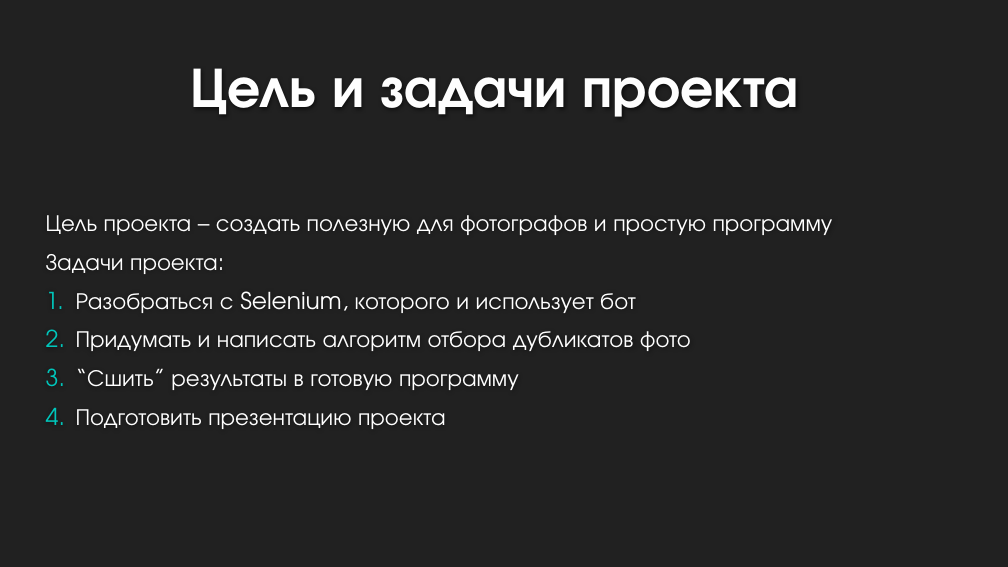
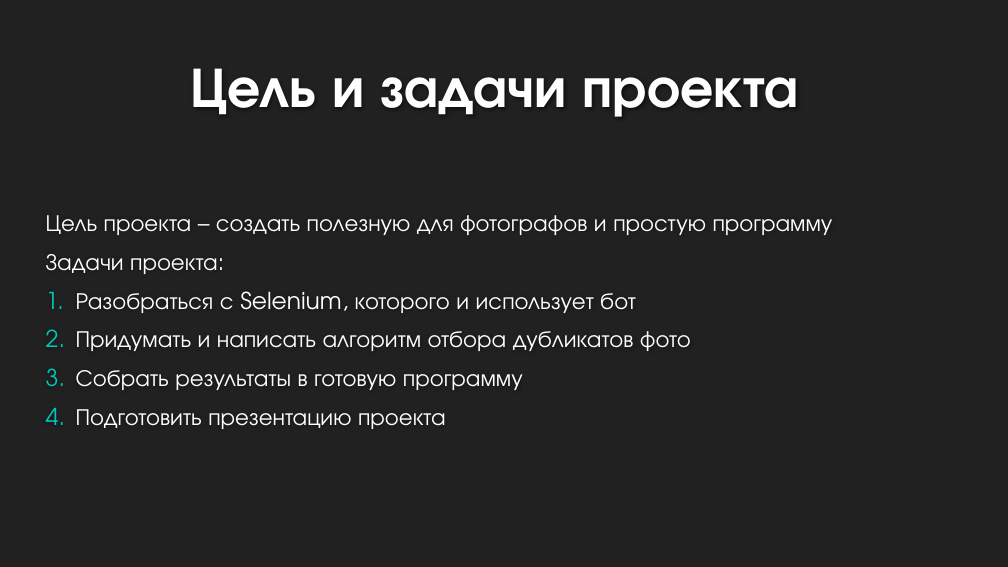
Before and after one commit to moiz303/google_downloader, a slide deck: slide 4 of Гугл-бот.pptx. Drawn at 1008x567 pixels with LibreOffice and Linux fonts; fonts in the diff are those of the drawing; background and template pictures are left out. Boxes give left, top, right and bottom in pixels: in the first picture for what was removed or moved away, otherwise in the second. Text is boxed around its words. In the diff, an @@ line names an element or a change of style, - is before the commit and + after.

```diff
--- a/Гугл-бот.pptx
+++ b/Гугл-бот.pptx
@@ text at (76, 370, 523, 390): text changed @@
-3. “Сшить” результаты в готовую программу
+3. Собрать результаты в готовую программу
```
Also in this commit, not shown: 5 other slides changed.
